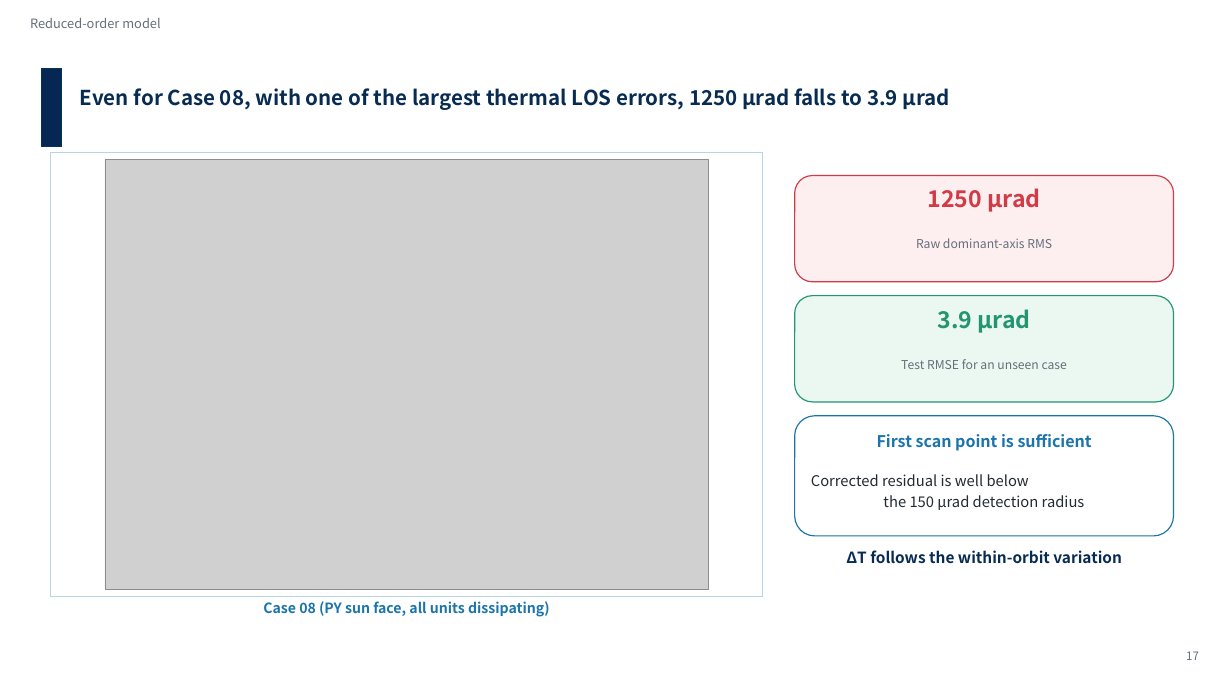
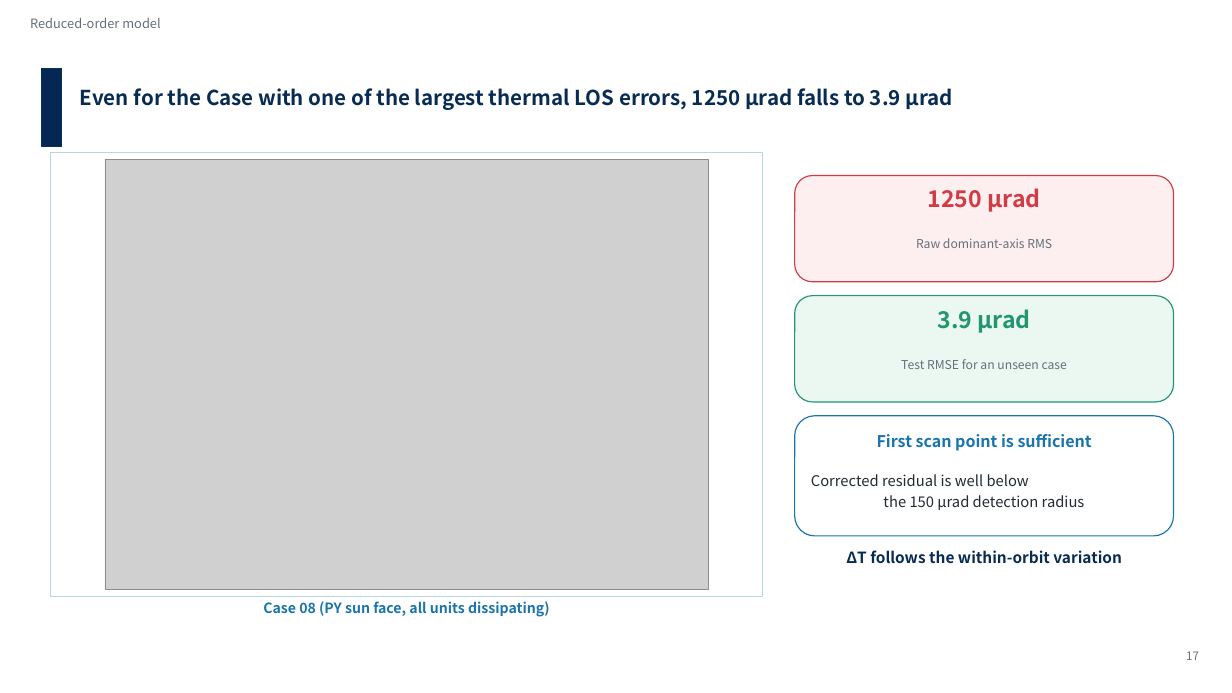
Before and after one commit to Hideki-1029/thermal-deformation-optcomm, a slide deck: slide 19 of papers/ICSO/slides/en_ICSO2026_slides_takamoto.pptx. Drawn at 1232x693 pixels with LibreOffice and Linux fonts; fonts in the diff are those of the drawing; grey boxes stand for pictures; background and template pictures are left out. Boxes give left, top, right and bottom in pixels: in the first picture for what was removed or moved away, otherwise in the second. Text is boxed around its words. In the diff, an @@ line names an element or a change of style, - is before the commit and + after.

```diff
--- a/papers/ICSO/slides/en_ICSO2026_slides_takamoto.pptx
+++ b/papers/ICSO/slides/en_ICSO2026_slides_takamoto.pptx
@@ text at (x1=80, y1=88, x2=952, y2=110): text changed @@
-Even for Case 08, with one of the largest thermal LOS errors, 1250 µrad falls to 3.9 µrad
+Even for the Case with one of the largest thermal LOS errors, 1250 µrad falls to 3.9 µrad
```
Also in this commit, not shown: 8 other slides changed, 2 other files.
